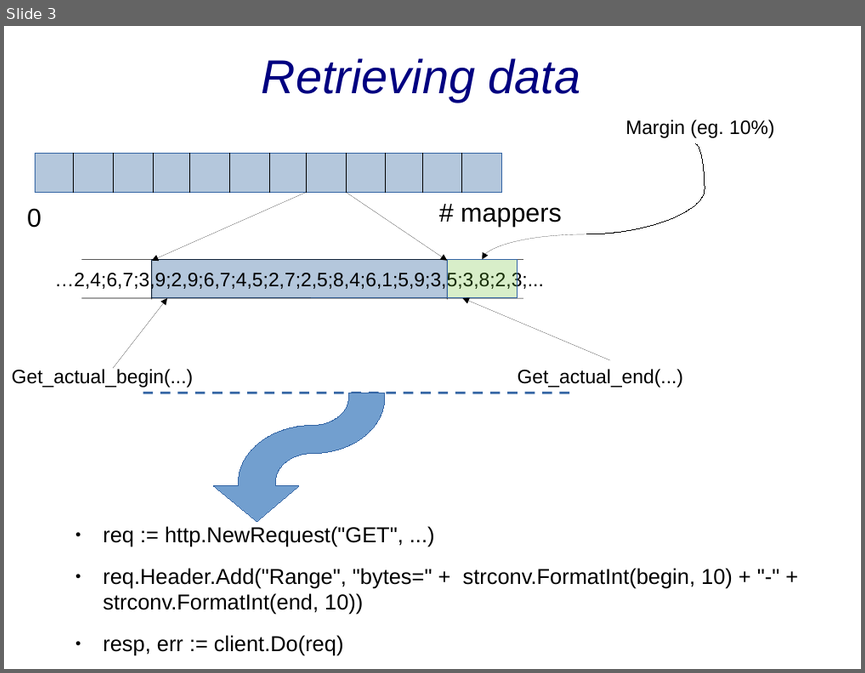
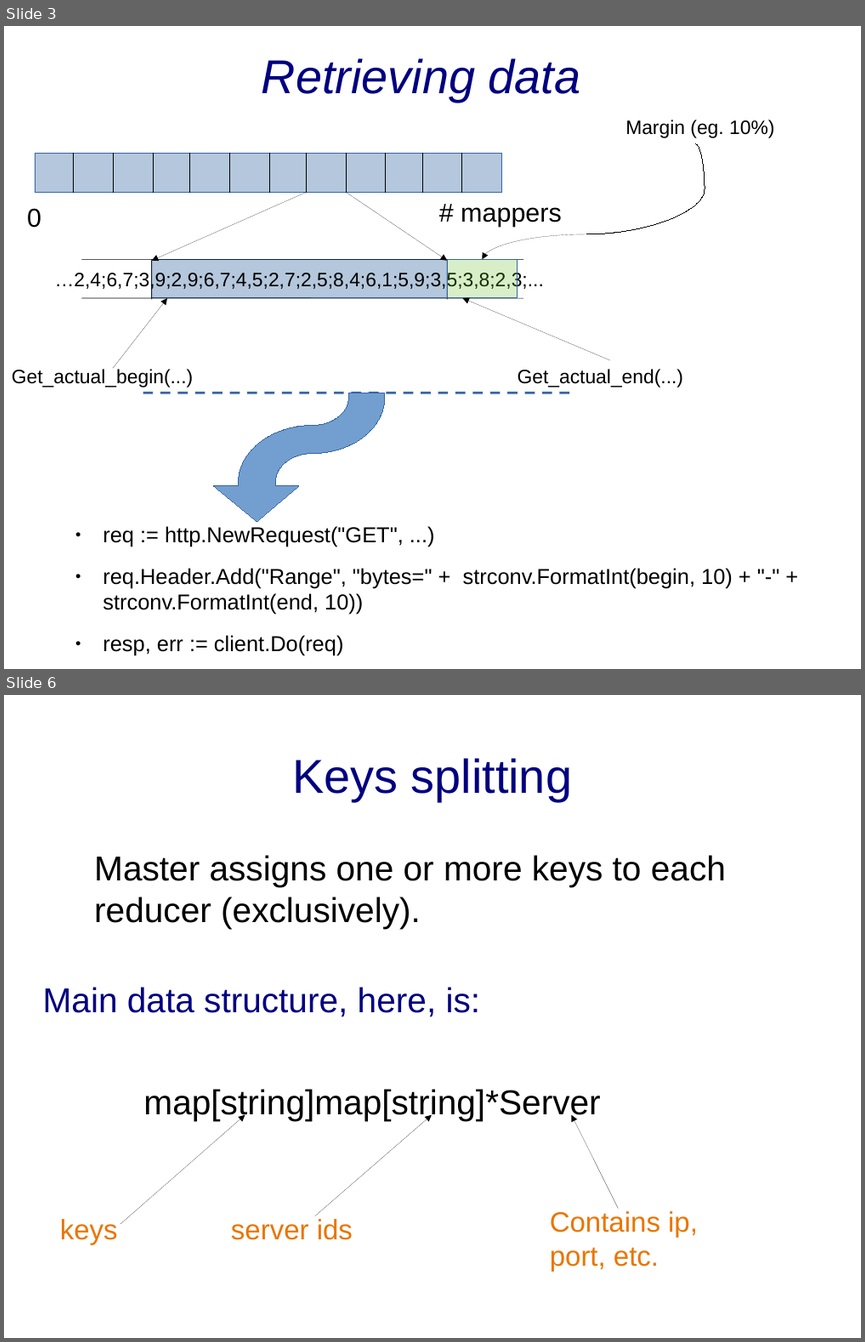
Before and after one commit to sgaragagghu/sdcc-documentazione, a slide deck: to_delete/presentazione.odp. Shown one above the other, each under a label of ours: slide 3 before the commit, slides 3 and 6 after it; the slides between them are not shown. The pictures are 865x673 and 865x1342 pixels, drawn with LibreOffice and Linux fonts; fonts in the diff are those of the drawing. Boxes give left, top, right and bottom in pixels: in the first picture for what was removed or moved away, otherwise in the second. Text is boxed around its words. In the diff, an @@ line names an element or a change of style, - is before the commit and + after.

Commit message:
added reducer

```diff
--- a/to_delete/presentazione.odp
+++ b/to_delete/presentazione.odp
@@ slide 6 added at [4,695,861,1338], background #FFFFFF @@
@@ title added at [292,758,572,801], 44 pt, text #000080 @@
+Keys splitting
@@ text added at [94,855,726,929], 32 pt, text #000000 @@
+Master assigns one or more keys to each reducer (exclusively).
@@ text added at [43,987,481,1017], 32 pt, text #000080 @@
+Main data structure, here, is:
@@ text added at [143,1089,600,1120], 32 pt, text #000000 @@
+map[string]map[string]*Server
@@ arrow added from (120, 1224) to (245, 1115), #000000 0 pt @@
@@ arrow added from (315, 1216) to (432, 1115), #000000 0 pt @@
@@ arrow added from (619, 1208) to (572, 1115), #000000 0 pt @@
@@ text added at [60,1219,118,1245], 26 pt, text #EA7500 @@
+keys
@@ text added at [231,1219,352,1240], 26 pt, text #EA7500 @@
+server ids
@@ text added at [550,1211,698,1271], 26 pt, text #EA7500 @@
+Contains ip, port, etc.
```
Also in this commit, not shown: 1 slide changed, 3 other slides added, 4 slides removed.
